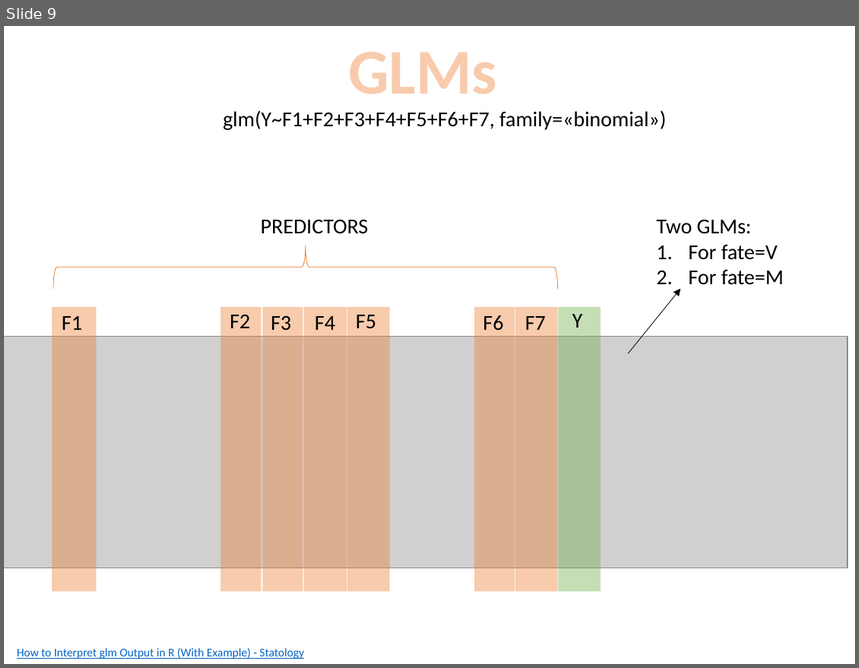
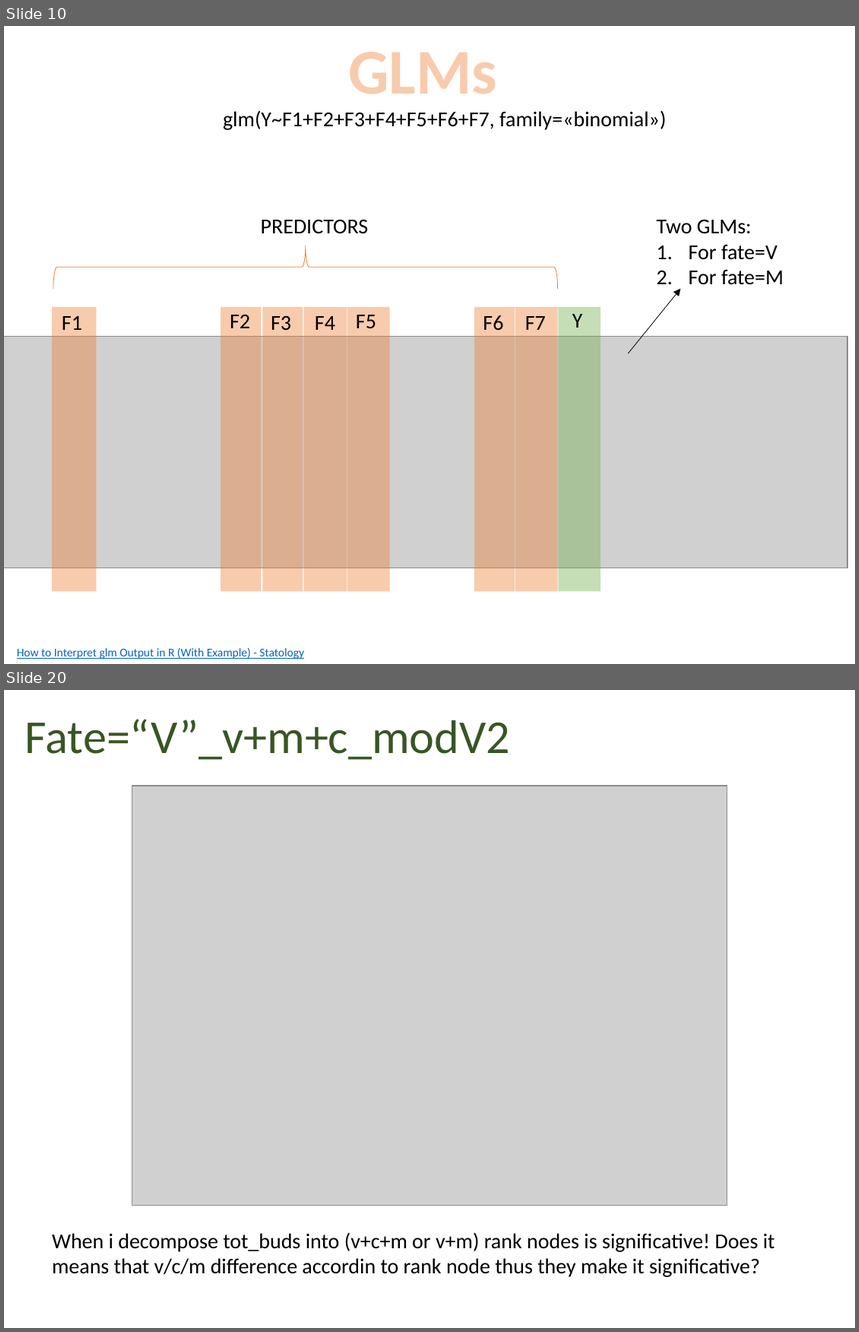
Before and after one commit to Corilana/L-HAZELNUT, a slide deck: Procedures_coding_hazelnut_architecture.pptx. Shown one above the other, each under a label of ours: slide 9 before the commit, slides 10 and 20 after it; the slides between them are not shown. The pictures are 859x668 and 859x1332 pixels, drawn with LibreOffice and Linux fonts; fonts in the diff are those of the drawing; grey boxes stand for pictures. Boxes give left, top, right and bottom in pixels: in the first picture for what was removed or moved away, otherwise in the second. Text is boxed around its words. In the diff, an @@ line names an element or a change of style, - is before the commit and + after.

```diff
--- a/Procedures_coding_hazelnut_architecture.pptx
+++ b/Procedures_coding_hazelnut_architecture.pptx
@@ slide 20 added at bbox=[4, 690, 855, 1328], background #FFFFFF @@
@@ text added at bbox=[25, 719, 510, 760], 40 pt, text #385723 @@
+Fate=“V”_v+m+c_modV2
@@ picture added at bbox=[132, 785, 727, 1205] @@
@@ text added at bbox=[52, 1233, 775, 1277], 18 pt, text #000000 @@
+When i decompose tot_buds into (v+c+m or v+m) rank nodes is significative! Does it means that v/c/m difference accordin to rank node thus they make it significative?
@@ what was slide 9 is now slide 10 @@
```
Also in this commit, not shown: 1 slide changed, 28 other slides added, 2 slides removed, 1 other file.
